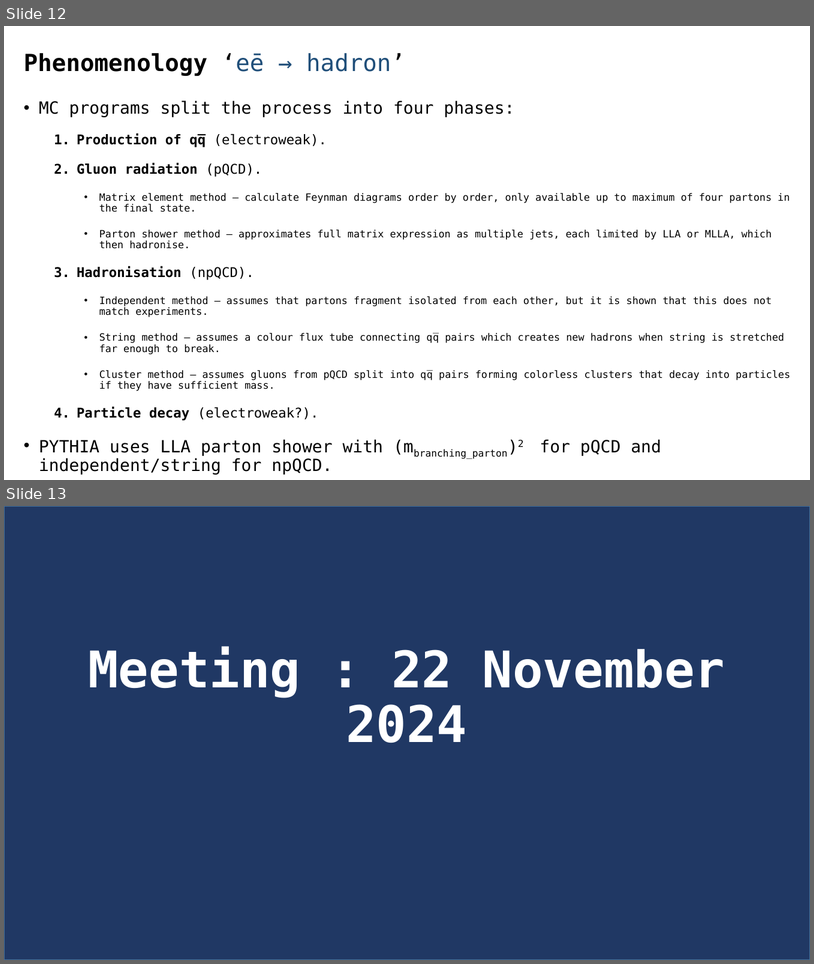
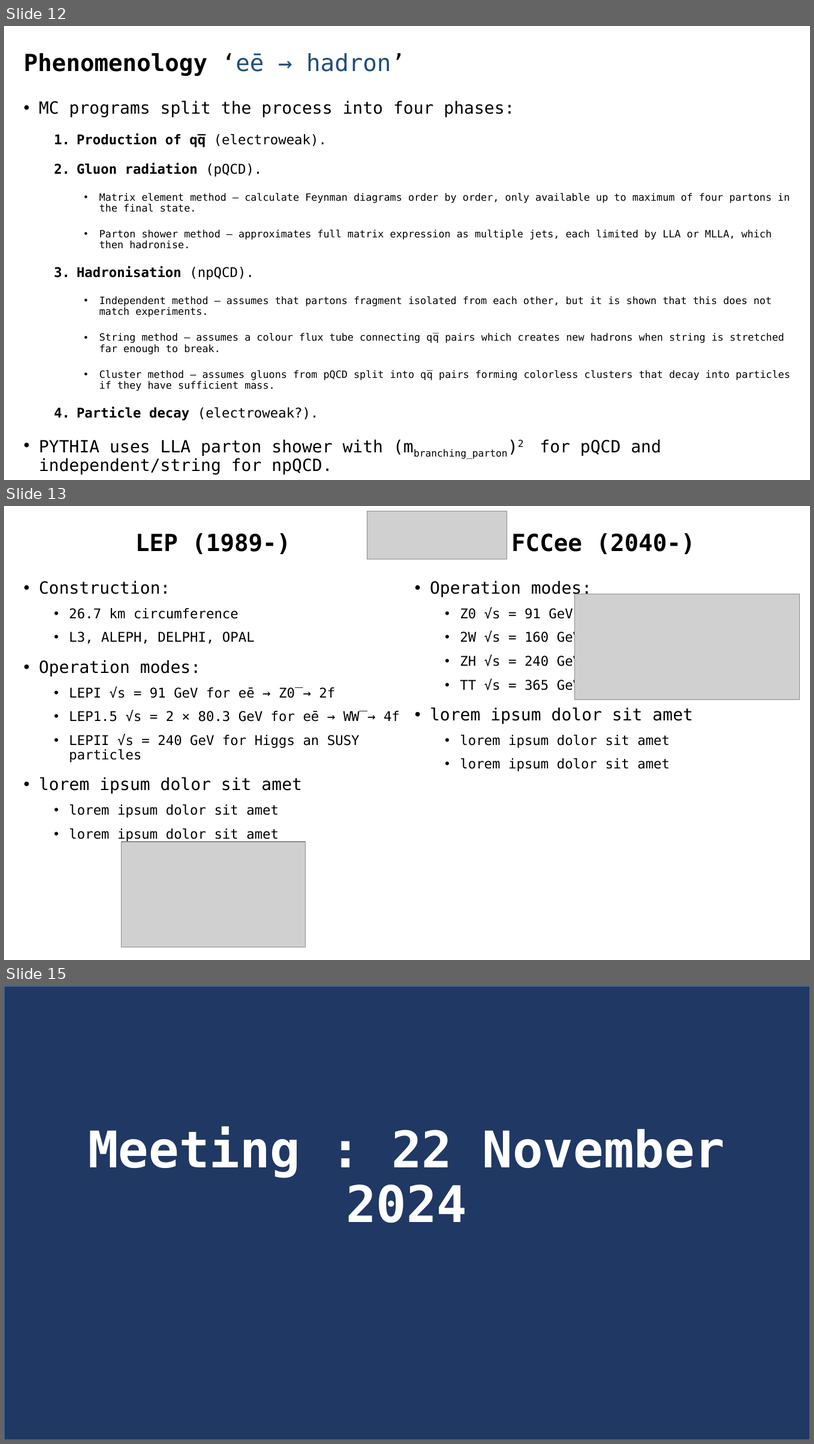
Before and after one commit to phylmath/HEP-Pheno-Project, a slide deck: Progress-Updates.pptx. Shown one above the other, each under a label of ours: slides 12 and 13 before the commit, slides 12, 13 and 15 after it; the slides between them are not shown. The pictures are 814x964 and 814x1444 pixels, drawn with LibreOffice and Linux fonts; fonts in the diff are those of the drawing; grey boxes stand for pictures. Boxes give left, top, right and bottom in pixels: in the first picture for what was removed or moved away, otherwise in the second. Text is boxed around its words. In the diff, an @@ line names an element or a change of style, - is before the commit and + after.

```diff
--- a/Progress-Updates.pptx
+++ b/Progress-Updates.pptx
@@ slide 13 added at (4,506,810,960), background #FFFFFF @@
@@ picture added at (367,511,507,559) @@
@@ title added at (135,533,291,555), 28 pt, text #000000, bold @@
+LEP (1989-)
@@ text added at (512,533,696,555), 28 pt, text #000000, bold @@
+FCCee (2040-)
@@ text added at (39,580,400,841), 16 pt, text #000000 @@
+• Construction:
+  • 26.7 km circumference
+  • L3, ALEPH, DELPHI, OPAL
+• Operation modes:
+  • LEPI √s = 91 GeV for eē → Z0̅ → 2f
+  • LEP1.5 √s = 2 × 80.3 GeV for eē → WW̅ → 4f
+  • LEPII √s = 240 GeV for Higgs an SUSY particles
+• lorem ipsum dolor sit amet
+  • lorem ipsum dolor sit amet
+  • lorem ipsum dolor sit amet
@@ text added at (430,580,693,771), 16 pt, text #000000 @@
+• Operation modes:
+  • Z0 √s = 91 GeV
+  • 2W √s = 160 GeV
+  • ZH √s = 240 GeV
+  • TT √s = 365 GeV
+• lorem ipsum dolor sit amet
+  • lorem ipsum dolor sit amet
+  • lorem ipsum dolor sit amet
@@ picture added at (575,594,800,700) @@
@@ picture added at (122,842,306,948) @@
@@ what was slide 13 is now slide 15 @@
```
Also in this commit, not shown: 2 slides changed, 1 other slide added.
